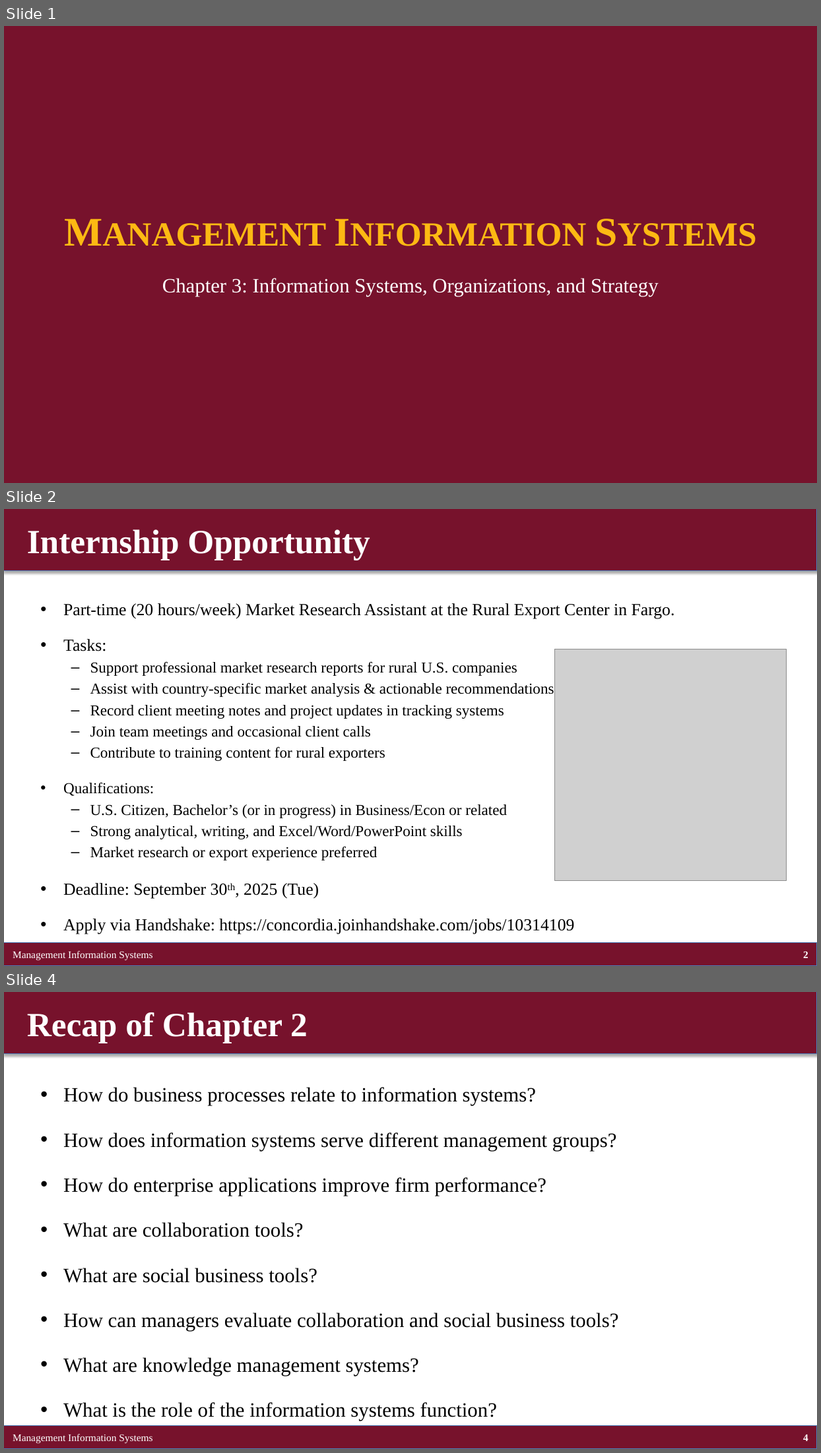
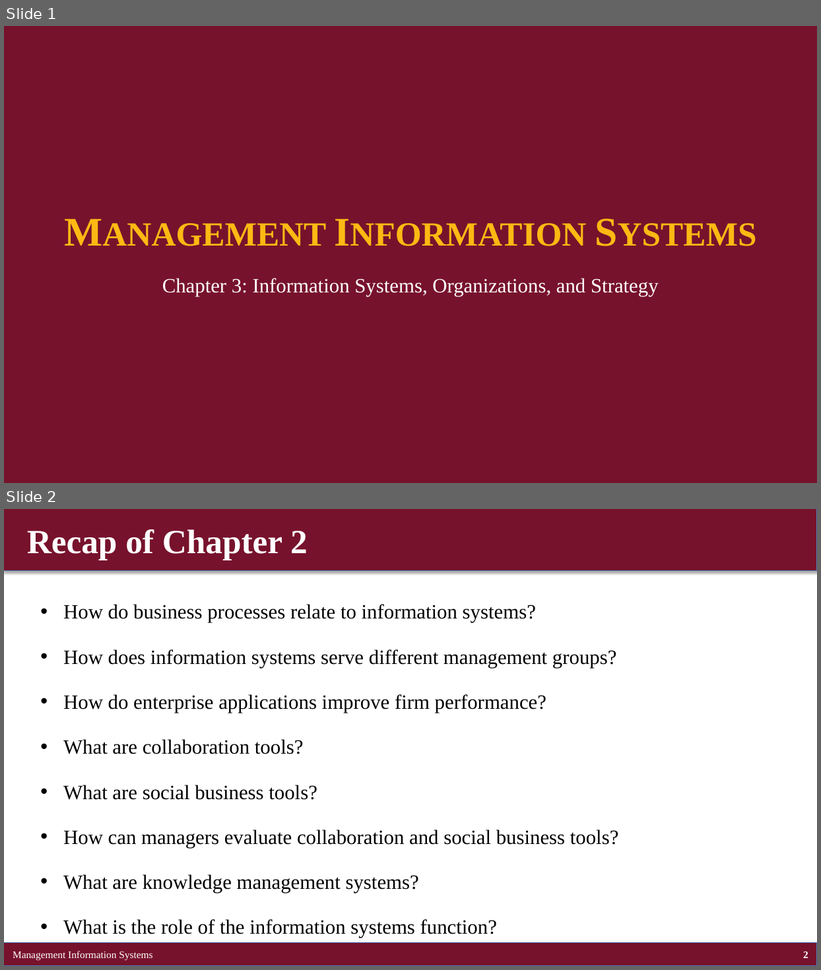
Before and after one commit to brianhwpark/brianhwpark.github.io, a slide deck: files/teaching-resources/concordiacollege-busn-315/busn-315-lecture-note/busn315-ch03.pptx. Shown one above the other, each under a label of ours: slides 1, 2 and 4 before the commit, slides 1 and 2 after it; the slides between them are not shown. The pictures are 821x1453 and 821x970 pixels, drawn with LibreOffice and Linux fonts; fonts in the diff are those of the drawing; grey boxes stand for pictures. Boxes give left, top, right and bottom in pixels: in the first picture for what was removed or moved away, otherwise in the second. Text is boxed around its words. In the diff, an @@ line names an element or a change of style, - is before the commit and + after.

```diff
--- a/files/teaching-resources/concordiacollege-busn-315/busn-315-lecture-note/busn315-ch03.pptx
+++ b/files/teaching-resources/concordiacollege-busn-315/busn-315-lecture-note/busn315-ch03.pptx
@@ slide 2 removed at <box>4,509,817,966</box>, background #FFFFFF @@
@@ rectangle removed at <box>4,509,817,570</box> @@
@@ text removed at <box>27,529,370,560</box> @@
-Internship Opportunity
@@ text removed at <box>63,603,675,935</box> @@
-• Part-time (20 hours/week) Market Research Assistant at the Rural Export Center in Fargo.
-• Tasks:
-  – Support professional market research reports for rural U.S. companies
-  – Assist with country-specific market analysis & actionable recommendations
-  – Record client meeting notes and project updates in tracking systems
-  – Join team meetings and occasional client calls
-  – Contribute to training content for rural exporters
-• Qualifications:
-  – U.S. Citizen, Bachelor’s (or in progress) in Business/Econ or related
-  – Strong analytical, writing, and Excel/Word/PowerPoint skills
-  – Market research or export experience preferred
-• Deadline: September 30th, 2025 (Tue)
-• Apply via Handshake: https://concordia.joinhandshake.com/jobs/10314109
@@ picture removed at <box>554,650,787,882</box> @@
@@ rectangle removed at <box>4,943,817,966</box> @@
@@ text removed at <box>13,951,152,961</box> @@
-Management Information Systems
@@ page number removed at <box>803,952,809,958</box> @@
-2
@@ what was slide 4 is now slide 2 @@
@@ page number at <box>803,952,809,958</box>: text changed @@
-4
+2
```
Also in this commit, not shown: 7 slides changed, 1 other slide removed, 9 other files.
